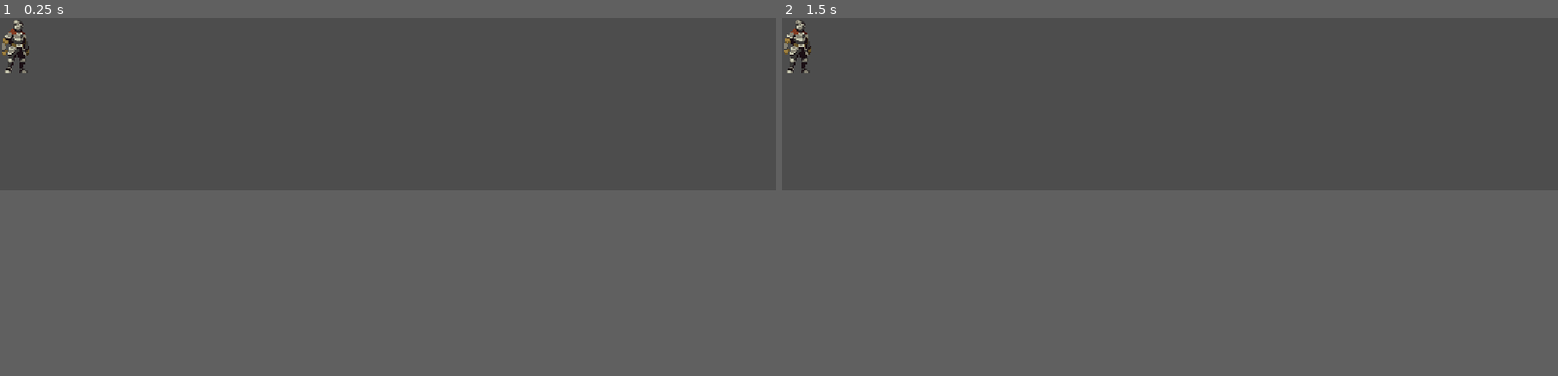
Above: before the commit, frames 1-2 (left to right).
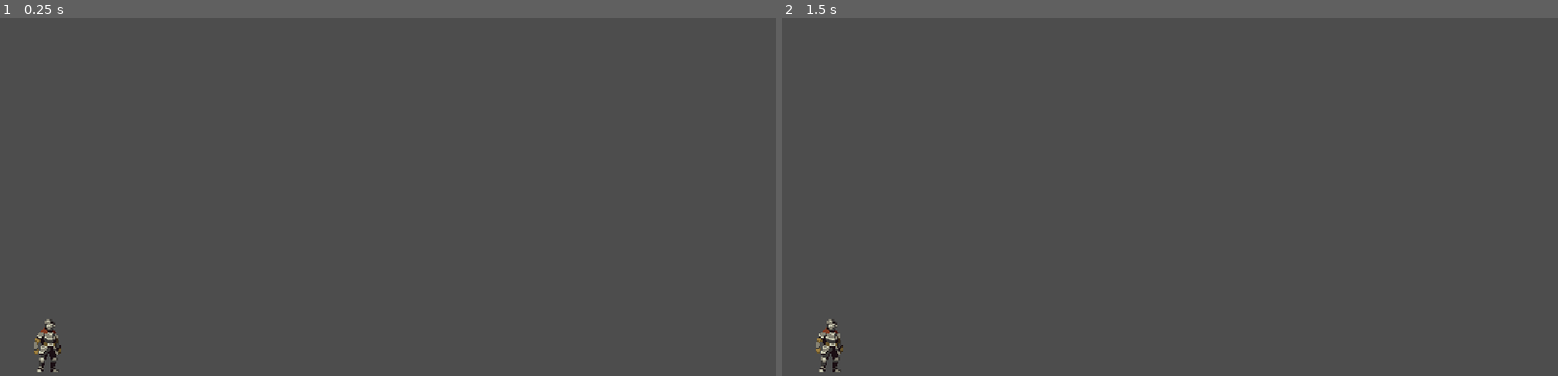
Above: after the commit, the same moments.

Repository: Luis-Blash/godot_caballero
Game: Godot game, scene res://Scene/Game.tscn
Same seed, same stepped clock (60 frames per second), same inputs: the game is played once before the commit and once after it.
Inputs:
- Up to frame 1 (0.25 s): no input
- Up to frame 2 (1.5 s): tap Enter at 0.5 s; tap Space at 1.25 s
In our replay, the window is 800x178 before the commit and 800x370 after it. These sizes can differ from the game's own. Grey fills any space a smaller window leaves; there, only what the larger window draws over its background counts as a difference.

The runs differ from the first frame. In frame 1, 0.5% of the frame differs, in the area x 0-8%, y 0-99%; in frame 2, 0.5%.

Commit message:
feat: screen

Diff:
--- a/Scene/Player.tscn
+++ b/Scene/Player.tscn
@@ -45,7 +45,7 @@
 }
 
 [node name="Player" type="CharacterBody2D"]
-position = Vector2(16, -2)
+position = Vector2(38, 207)
 up_direction = Vector2(0.140049, -0.990145)
 script = ExtResource("1_fyx5u")
 
--- a/project.godot
+++ b/project.godot
@@ -22,8 +22,7 @@
 [display]
 
 window/size/viewport_width=540
-window/size/viewport_height=120
+window/size/viewport_height=250
 window/size/window_width_override=1080
 window/size/window_height_override=720
 window/stretch/mode="viewport"
-window/stretch/aspect="expand"
